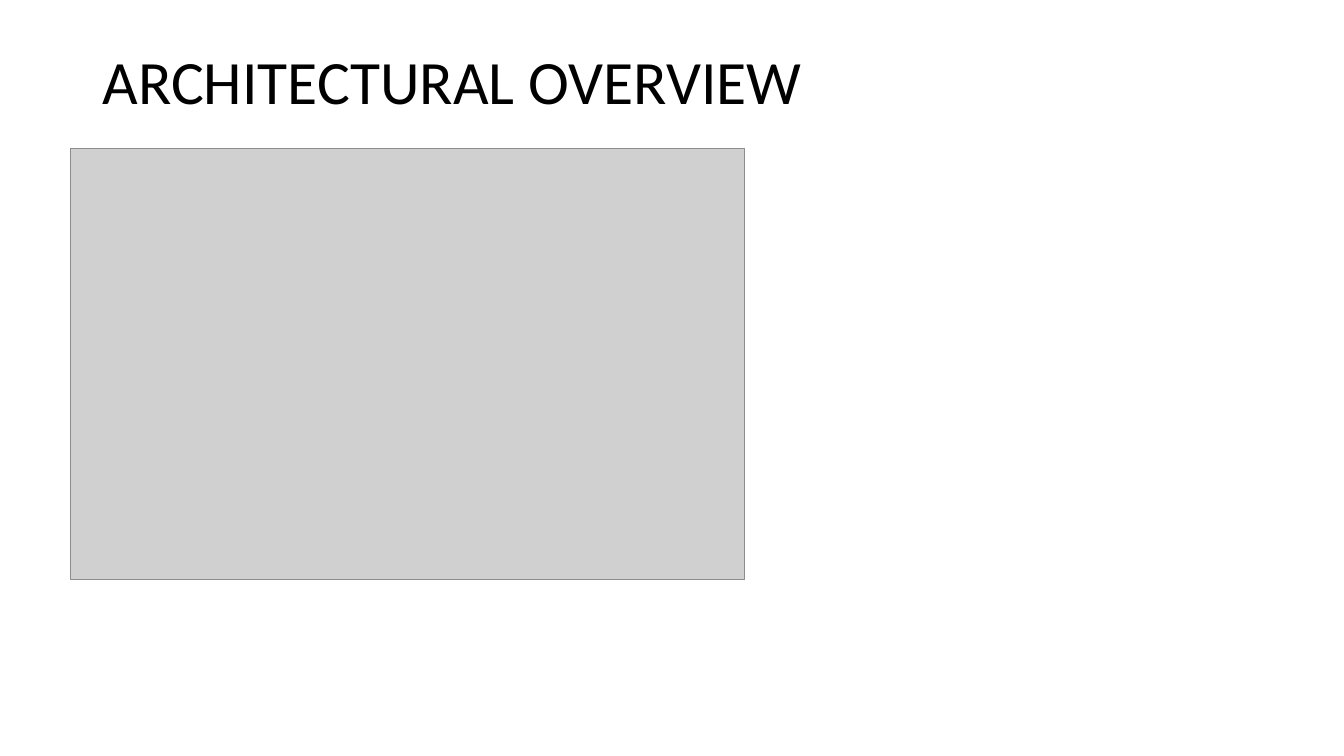
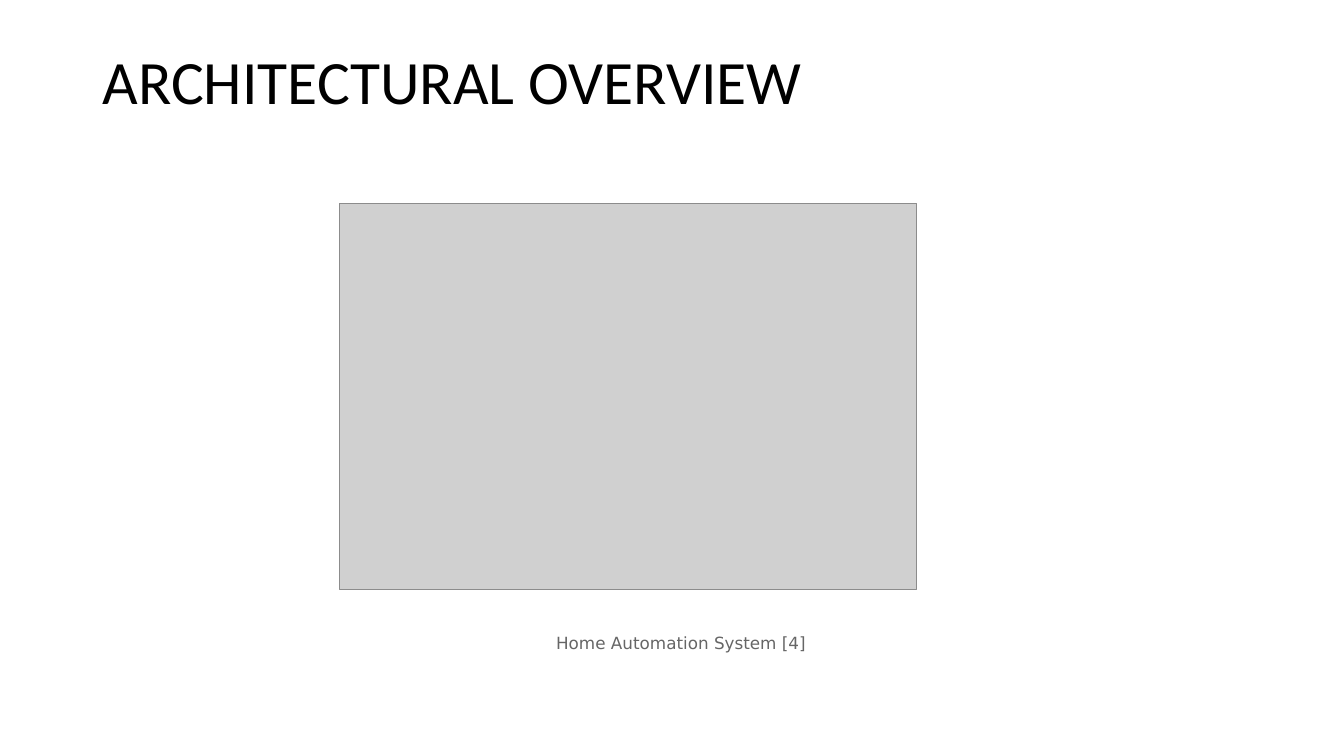
Before and after one commit to Microcontroller-Team-1/winter20-21, a slide deck: slide 14 of Smart Home TeamNoobcoder.pptx. Drawn at 1344x756 pixels with LibreOffice and Linux fonts; fonts in the diff are those of the drawing; grey boxes stand for pictures. Boxes give left, top, right and bottom in pixels: in the first picture for what was removed or moved away, otherwise in the second. Text is boxed around its words. In the diff, an @@ line names an element or a change of style, - is before the commit and + after.

```diff
--- a/Smart Home TeamNoobcoder.pptx
+++ b/Smart Home TeamNoobcoder.pptx
@@ picture removed at bbox=[71, 149, 745, 580] @@
@@ picture added at bbox=[340, 203, 918, 589] @@
@@ text added at bbox=[556, 636, 806, 653], 12 pt, text #666666 @@
+Home Automation System [4]
```
Also in this commit, not shown: 3 other slides changed, 1 slide added.
